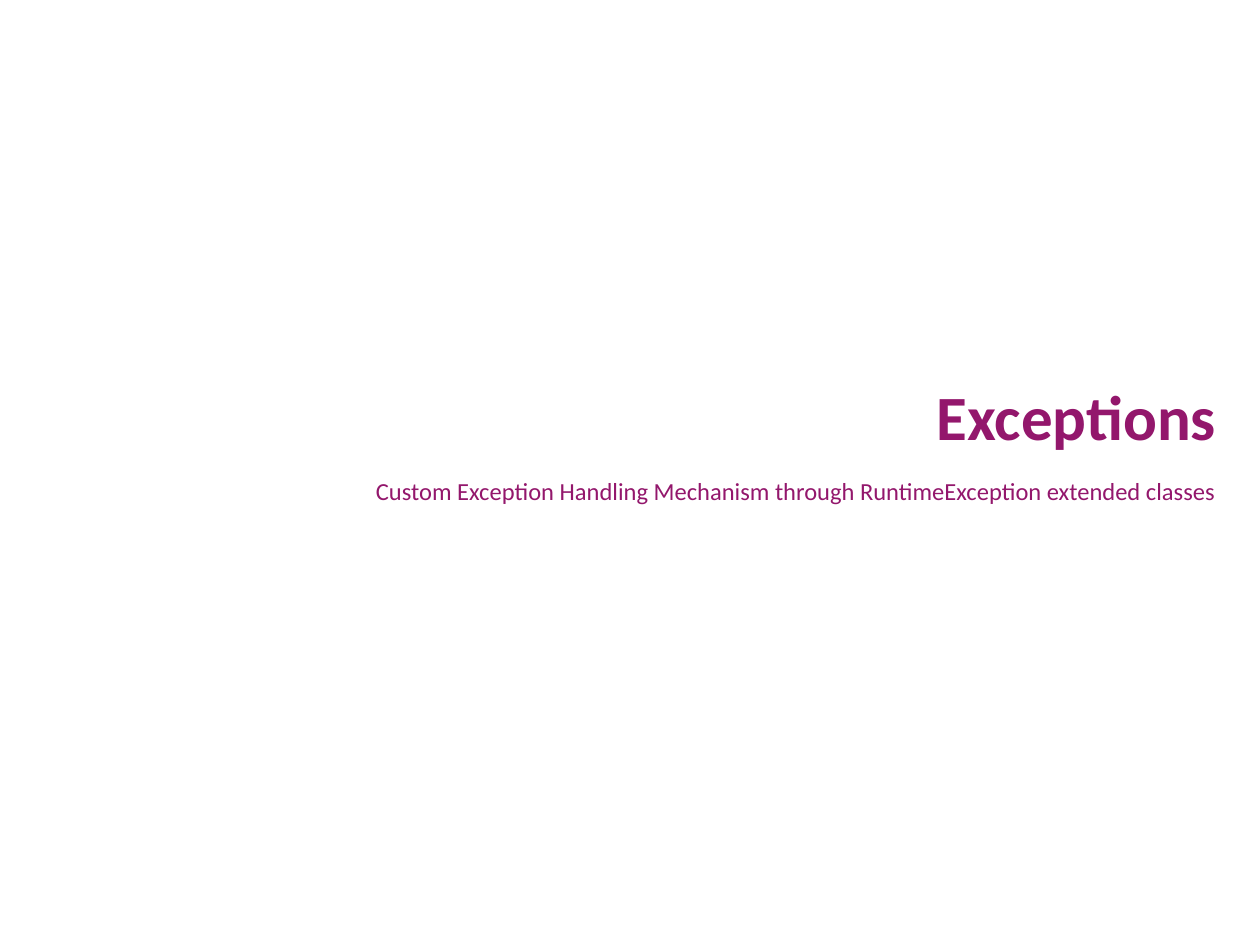
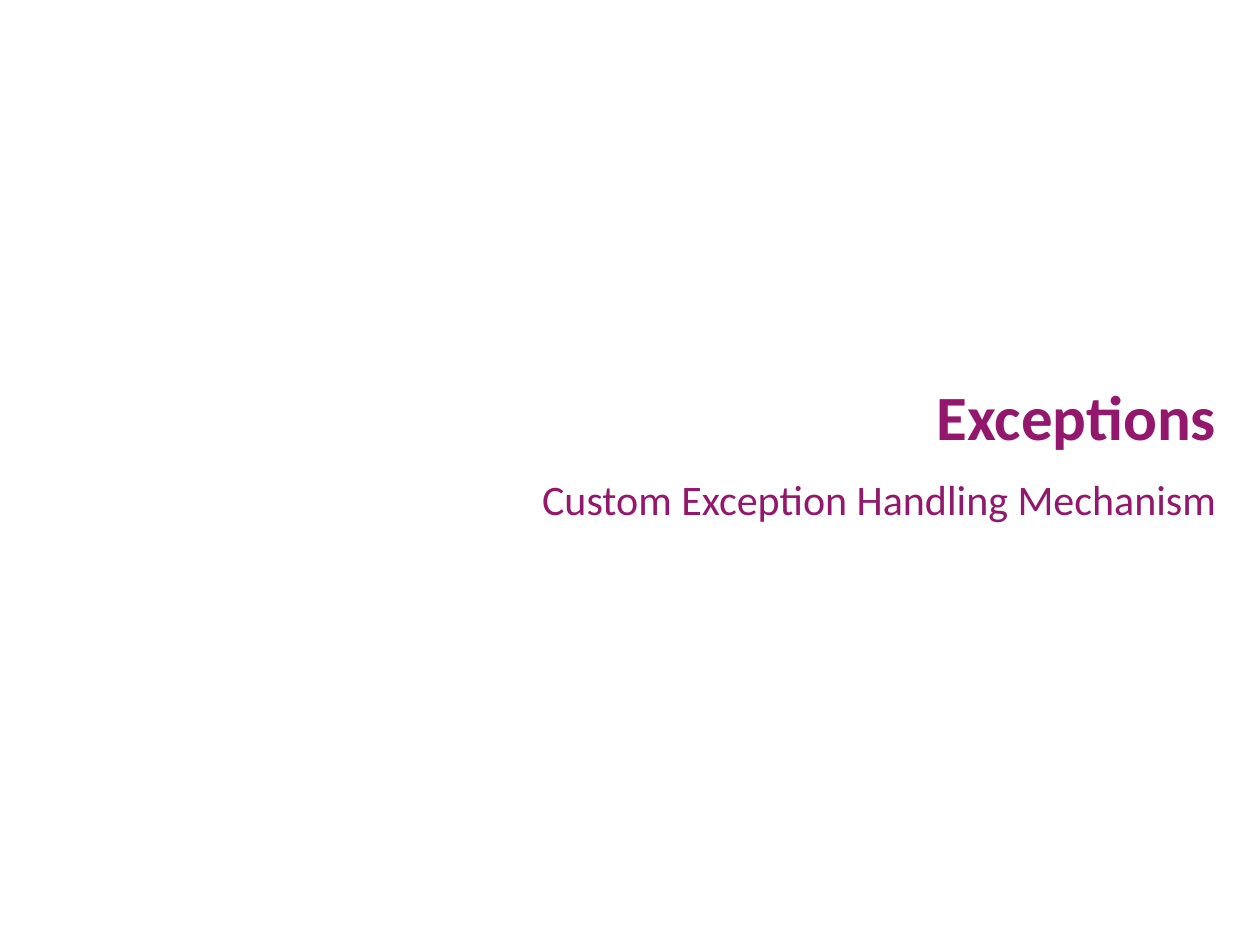
Before and after one commit to vishalrangras/spring-boot-sample, a slide deck: slide 58 of Developing with Spring Boot.pptx (slide 51 before the commit). Drawn at 1260x945 pixels with LibreOffice and Linux fonts; fonts in the diff are those of the drawing; background and template pictures are left out. Boxes give left, top, right and bottom in pixels: in the first picture for what was removed or moved away, otherwise in the second. Text is boxed around its words. In the diff, an @@ line names an element or a change of style, - is before the commit and + after.

```diff
--- a/Developing with Spring Boot.pptx
+++ b/Developing with Spring Boot.pptx
@@ subtitle at (x1=542, y1=485, x2=1216, y2=523): text changed; size 14 to 24 pt @@
-Custom Exception Handling Mechanism through RuntimeException extended classes
+Custom Exception Handling Mechanism
```
Also in this commit, not shown: 21 other slides changed, 19 slides added.
